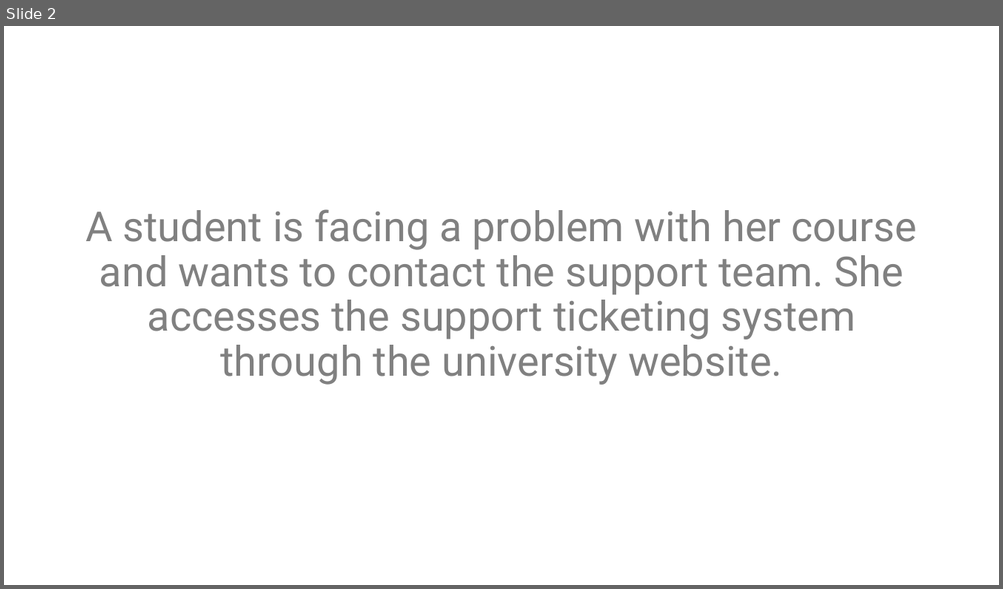
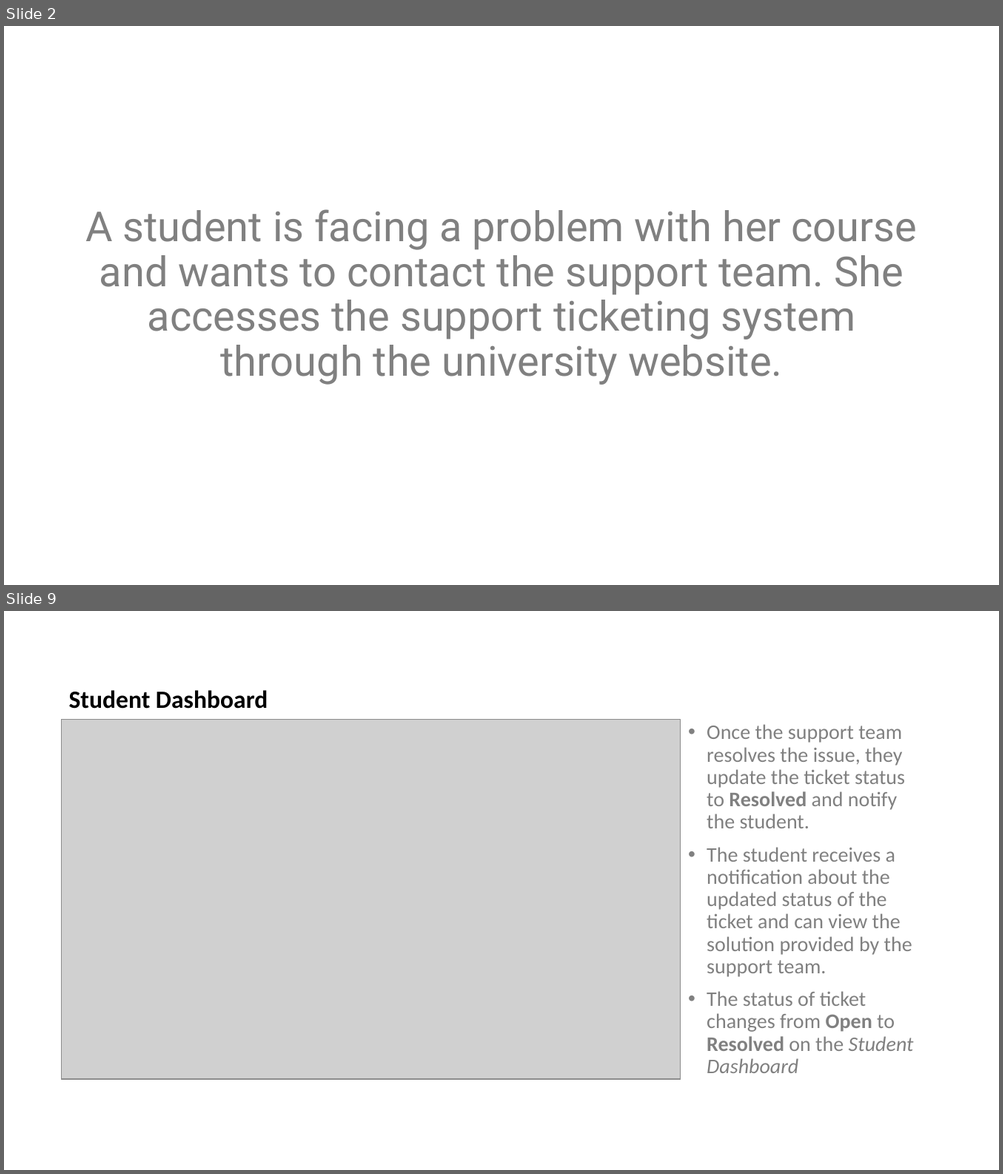
Before and after one commit to bsc-iitm/soft-engg-project-jan-2023-group-13, a slide deck: project/documents/m2-UserInterfaces/Storyboard - Smart Support.pptx. Shown one above the other, each under a label of ours: slide 2 before the commit, slides 2 and 9 after it; the slides between them are not shown. The pictures are 1003x589 and 1003x1174 pixels, drawn with LibreOffice and Linux fonts; fonts in the diff are those of the drawing; grey boxes stand for pictures. Boxes give left, top, right and bottom in pixels: in the first picture for what was removed or moved away, otherwise in the second. Text is boxed around its words. In the diff, an @@ line names an element or a change of style, - is before the commit and + after.

```diff
--- a/project/documents/m2-UserInterfaces/Storyboard - Smart Support.pptx
+++ b/project/documents/m2-UserInterfaces/Storyboard - Smart Support.pptx
@@ slide 9 added at box(4, 611, 999, 1170), background #FFFFFF @@
@@ text added at box(69, 690, 267, 709), 24 pt, text #000000, bold @@
+Student Dashboard
@@ picture added at box(62, 720, 680, 1079) @@
@@ picture added at box(62, 724, 680, 1080) @@
@@ text added at box(706, 724, 913, 1073), 20 pt, text #808080 @@
+• Once the support team resolves the issue, they update the ticket status to Resolved and notify the student.
+• The student receives a notification about the updated status of the ticket and can view the solution provided by the support team.
+• The status of ticket changes from Open to Resolved on the Student Dashboard
```
Also in this commit, not shown: 3 slides changed, 4 other slides added, 1 slide removed, 1 other file.
